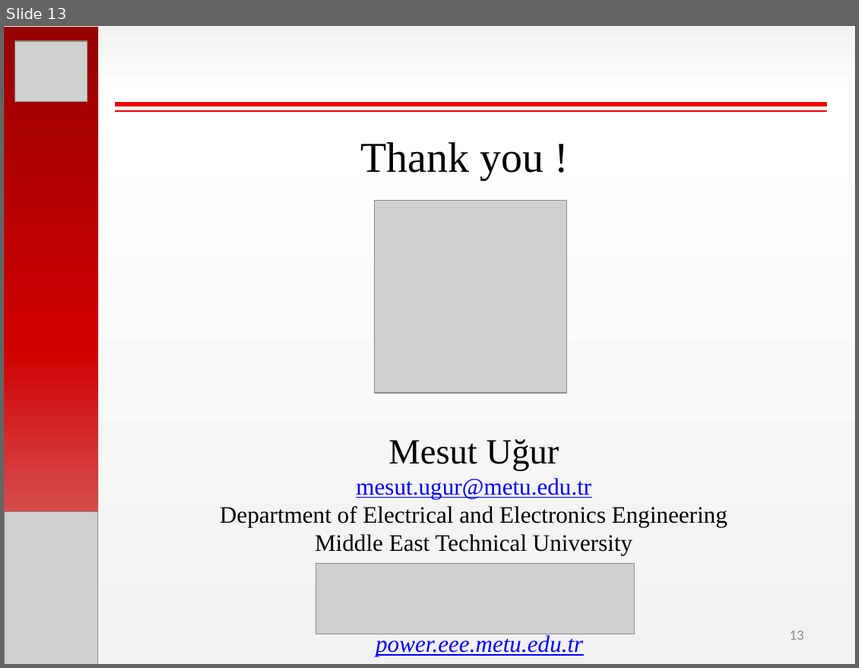
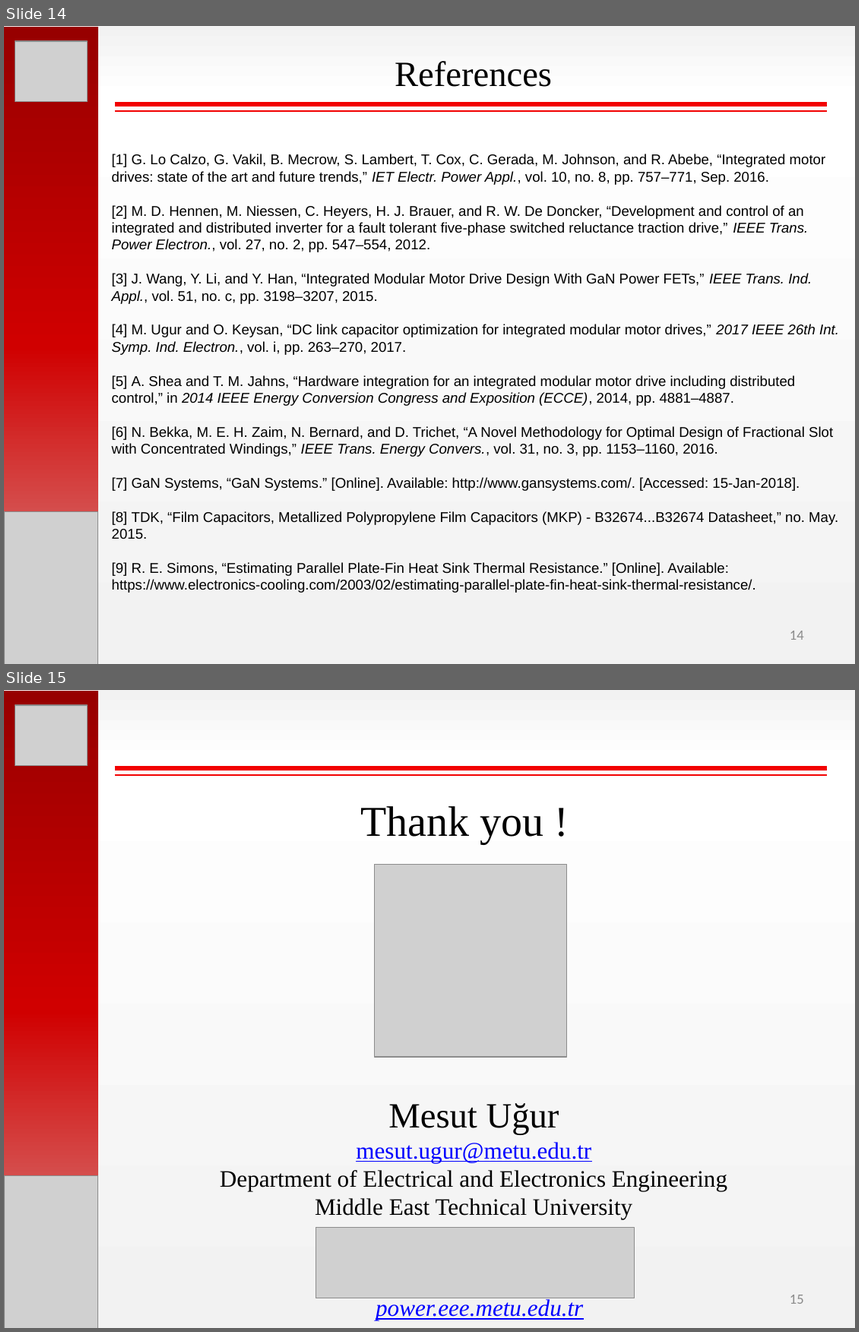
Before and after one commit to hakanpolat/IMMD, a slide deck: Paper/PEMD 2018/Presentation/PEMD2018_OralPres_Mesut_Uğur.pptx. Shown one above the other, each under a label of ours: slide 13 before the commit, slides 14 and 15 after it. The pictures are 859x668 and 859x1332 pixels, drawn with LibreOffice and Linux fonts; fonts in the diff are those of the drawing; grey boxes stand for pictures. Boxes give left, top, right and bottom in pixels: in the first picture for what was removed or moved away, otherwise in the second. Text is boxed around its words. In the diff, an @@ line names an element or a change of style, - is before the commit and + after.

```diff
--- a/Paper/PEMD 2018/Presentation/PEMD2018_OralPres_Mesut_Uğur.pptx
+++ b/Paper/PEMD 2018/Presentation/PEMD2018_OralPres_Mesut_Uğur.pptx
@@ slide 14 added at (x1=4, y1=26, x2=855, y2=664), background gradient #F2F2F2 to #FFFFFF @@
@@ rectangle added at (x1=4, y1=27, x2=98, y2=664), fill gradient #970000 to #D00000 to #D99694 @@
@@ picture added at (x1=15, y1=41, x2=88, y2=102) @@
@@ text added at (x1=395, y1=61, x2=552, y2=87), 30 pt, text #000000 @@
+References
@@ line added from (115, 104) to (827, 104), #F20000 4 pt @@
@@ line added from (115, 111) to (827, 111), #F20000 1.5 pt @@
@@ text added at (x1=112, y1=154, x2=839, y2=593), 12 pt, text #000000 @@
+[1] G. Lo Calzo, G. Vakil, B. Mecrow, S. Lambert, T. Cox, C. Gerada, M. Johnson, and R. Abebe, “Integrated motor drives: state of the art and future trends,” IET Electr. Power Appl., vol. 10, no. 8, pp. 757–771, Sep. 2016.
+[2] M. D. Hennen, M. Niessen, C. Heyers, H. J. Brauer, and R. W. De Doncker, “Development and control of an integrated and distributed inverter for a fault tolerant five-phase switched reluctance traction drive,” IEEE Trans. Power Electron., vol. 27, no. 2, pp. 547–554, 2012.
+[3] J. Wang, Y. Li, and Y. Han, “Integrated Modular Motor Drive Design With GaN Power FETs,” IEEE Trans. Ind. Appl., vol. 51, no. c, pp. 3198–3207, 2015.
+[4] M. Ugur and O. Keysan, “DC link capacitor optimization for integrated modular motor drives,” 2017 IEEE 26th Int. Symp. Ind. Electron., vol. i, pp. 263–270, 2017.
+[5] A. Shea and T. M. Jahns, “Hardware integration for an integrated modular motor drive including distributed control,” in 2014 IEEE Energy Conversion Congress and Exposition (ECCE), 2014, pp. 4881–4887.
+[6] N. Bekka, M. E. H. Zaim, N. Bernard, and D. Trichet, “A Novel Methodology for Optimal Design of Fractional Slot with Concentrated Windings,” IEEE Trans. Energy Convers., vol. 31, no. 3, pp. 1153–1160, 2016.
+[7] GaN Systems, “GaN Systems.” [Online]. Available: http://www.gansystems.com/. [Accessed: 15-Jan-2018].
+[8] TDK, “Film Capacitors, Metallized Polypropylene Film Capacitors (MKP) - B32674...B32674 Datasheet,” no. May. 2015.
+[9] R. E. Simons, “Estimating Parallel Plate-Fin Heat Sink Thermal Resistance.” [Online]. Available: https://www.electronics-cooling.com/2003/02/estimating-parallel-plate-fin-heat-sink-thermal-resistance/.
@@ picture added at (x1=4, y1=512, x2=98, y2=664) @@
@@ page number added at (x1=790, y1=631, x2=804, y2=640), 12 pt, text #8C8C8C @@
+14
@@ what was slide 13 is now slide 15 @@
@@ page number at (x1=790, y1=1295, x2=804, y2=1304): text changed @@
-13
+15
```
Also in this commit, not shown: 7 slides changed, 1 other slide added.
